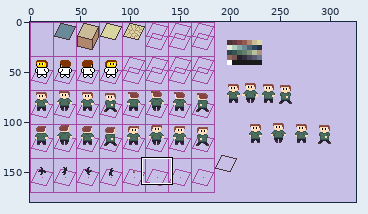
Two states of a sprite sheet, images/tilesRaw.png. The first picture is a wide view before the edit; the outline marks the close-up.
Close-up. Before:
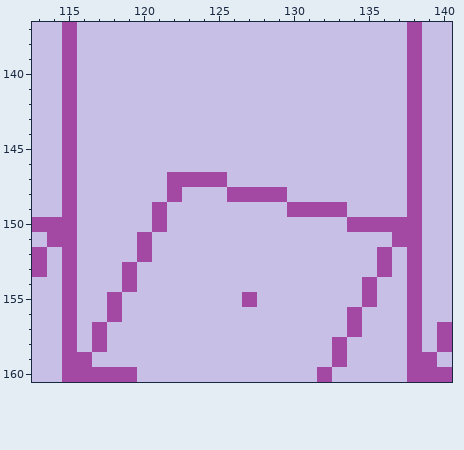
The file is 326x180 pixels. Shown: x 113..140, y 137..160. The commit also changed other parts of the picture, which this record leaves out.
After:
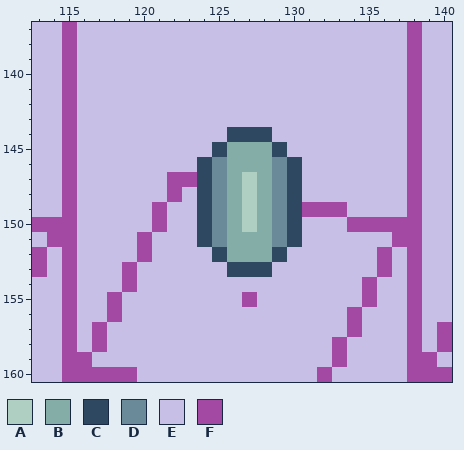
Palette (. is transparent): A #afcfc2  B #84ada7  C #2e4861  D #6a8a99  E #c8bfe7  F #a349a4
Edits made:
Changed rows in their new state; - is an unchanged pixel.
first column x 124:
144 --CCC--
145 -CBBBC-
146 CDBBBDC
147 CDBABDC
148 CDBABDC
149 CDBABDC
150 CDBABDC
151 CDBBBDC
152 -CBBBC-
153 --CCC--
